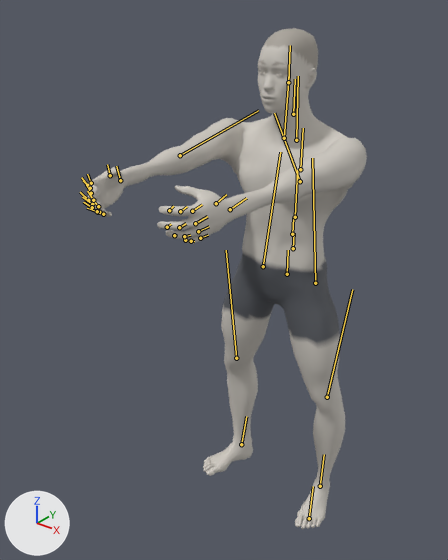
Before and after pictures for a commit that changed the glTF model exports/bodyweight-squat.glb.
Rendered twice from a 50 mm camera at (1.086, -1.733, 1.926) aimed at (-0.061, -0.299, 1.037). The axes (+X, +Y, +Z) are drawn at lower left. The lights are the same throughout. The picture after the commit comes second. Both versions are drawn at frame 0 of the action 'bodyweight-squat'; the numbers are the values there. The bones that change, and the others that lie on the model, are drawn over the model as lines.
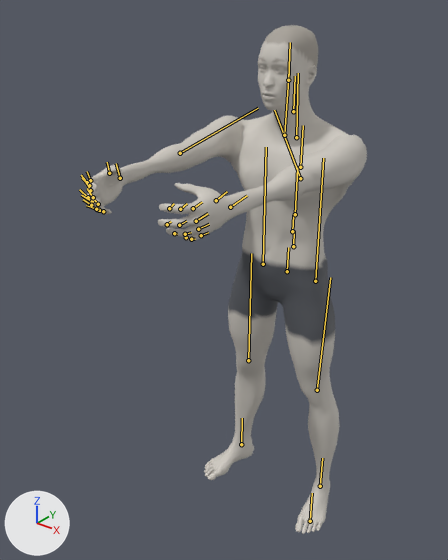
Where the change shows, as pixel boxes [x1, y1, x2, y2] in the pictures (448 x 560 px):
'Mesh_0', posed: before [86, 28, 367, 529]; after [85, 25, 367, 534]
bone 'pelvis', root to tip: before (287, 274) to (288, 250); after (287, 271) to (288, 247)
bone 'thigh_l', root to tip: before (315, 283) to (312, 158); after (315, 281) to (323, 158)
bone 'calf_l', root to tip: before (327, 397) to (352, 289); after (317, 390) to (330, 277)
bone 'foot_l', root to tip: before (320, 486) to (324, 454); after (320, 486) to (322, 458)
bone 'thigh_r', root to tip: before (263, 266) to (280, 152); after (263, 264) to (266, 147)
bone 'calf_r', root to tip: before (236, 358) to (226, 250); after (248, 360) to (251, 253)
bone 'foot_r', root to tip: before (241, 444) to (246, 416); after (241, 444) to (242, 418)

What the commit changed:
Bone 'pelvis' (bone_pelvis) moves from (0.008, -0.006, 0.0) to (0.008, 0.002, 0.0).
Bone 'thigh_l' (bone_thigh_l) turns from (7, 22, 4) to (0, 20, -1) degrees about its own x, y and z.
Bone 'calf_l' (bone_calf_l) turns from (-12, 0, -6) to (-2, 0, 2) degrees about its own x, y and z.
Bone 'foot_l' (bone_foot_l) turns from (6, -11, 11) to (2, -7, -2) degrees about its own x, y and z.
Bone 'thigh_r' (bone_thigh_r) turns from (-7, -22, 4) to (0, -20, -1) degrees about its own x, y and z.
Bone 'calf_r' (bone_calf_r) turns from (12, 0, -6) to (2, 0, 2) degrees about its own x, y and z.
Bone 'foot_r' (bone_foot_r) turns from (-6, 11, 11) to (-2, 7, -2) degrees about its own x, y and z.
